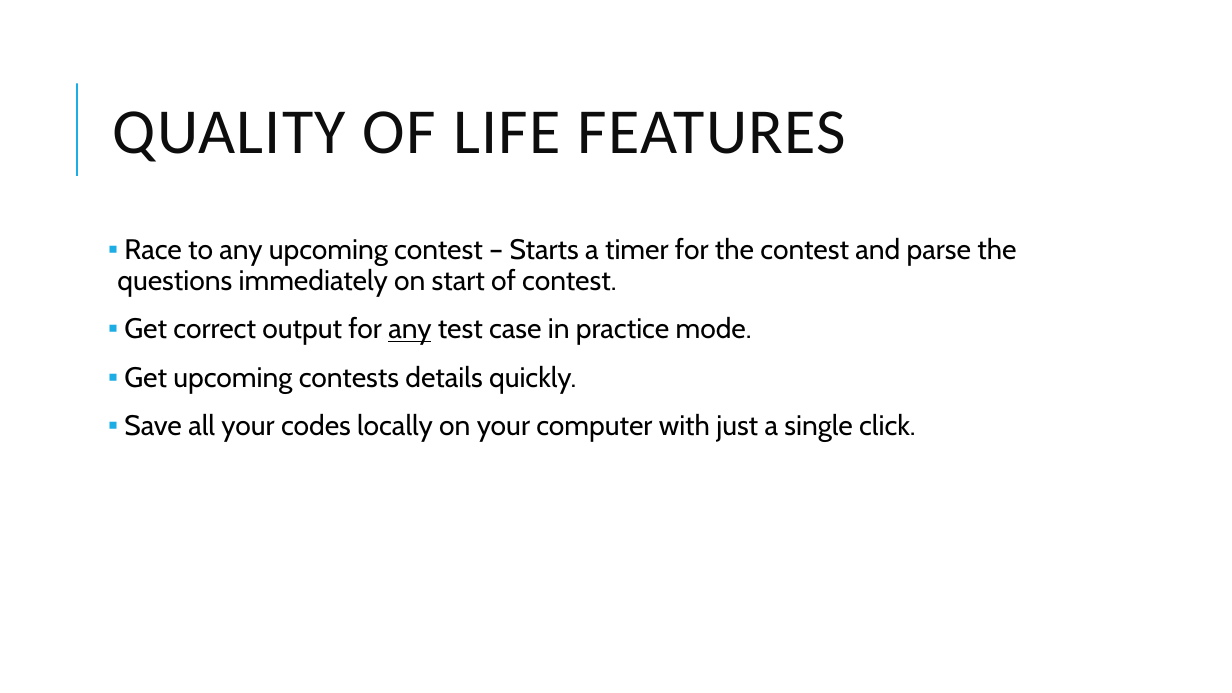
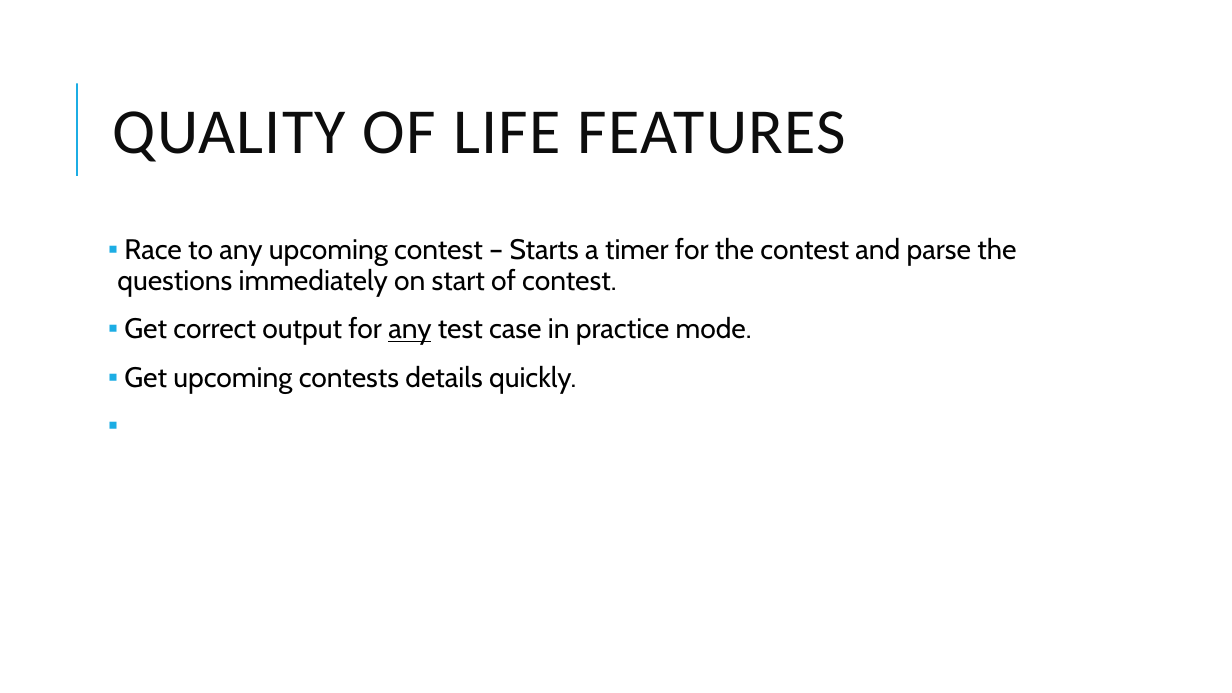
Before and after one commit to IshaanG/CodeChef-Buddy, a slide deck: slide 6 of Codechef buddy1.odp (slide 11 before the commit). Drawn at 1232x693 pixels with LibreOffice and Linux fonts; fonts in the diff are those of the drawing. Boxes give left, top, right and bottom in pixels: in the first picture for what was removed or moved away, otherwise in the second. Text is boxed around its words. In the diff, an @@ line names an element or a change of style, - is before the commit and + after.

```diff
--- a/Codechef buddy1.odp
+++ b/Codechef buddy1.odp
@@ text at [124,413,916,442]: paragraph removed @@
-▪ Save all your codes locally on your computer with just a single click.
```
Also in this commit, not shown: 7 other slides changed, 5 slides removed, 1 other file.
